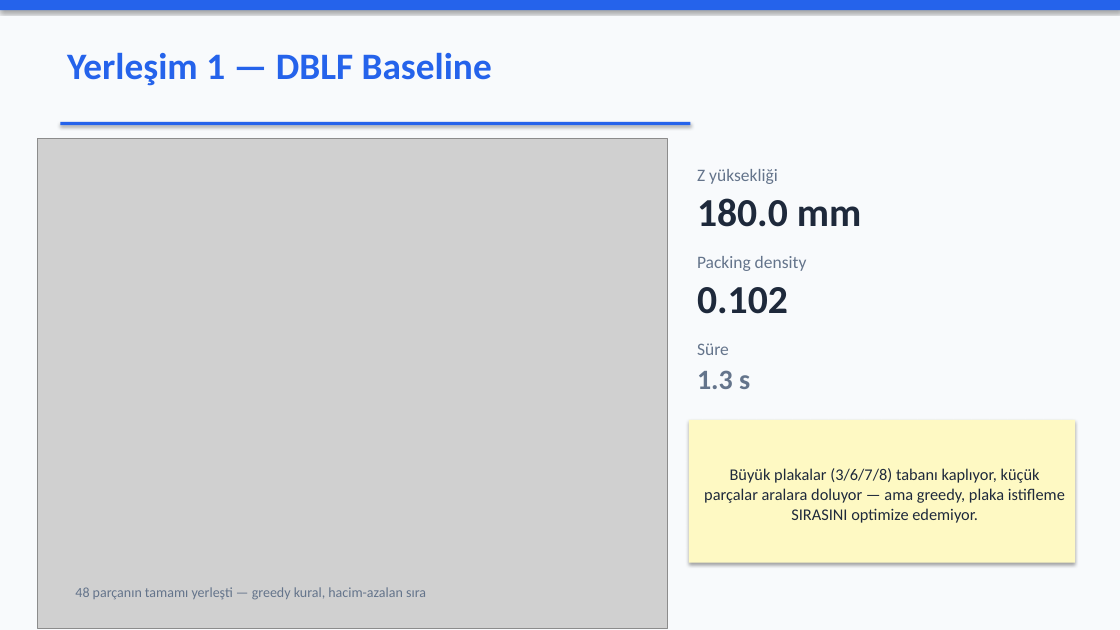
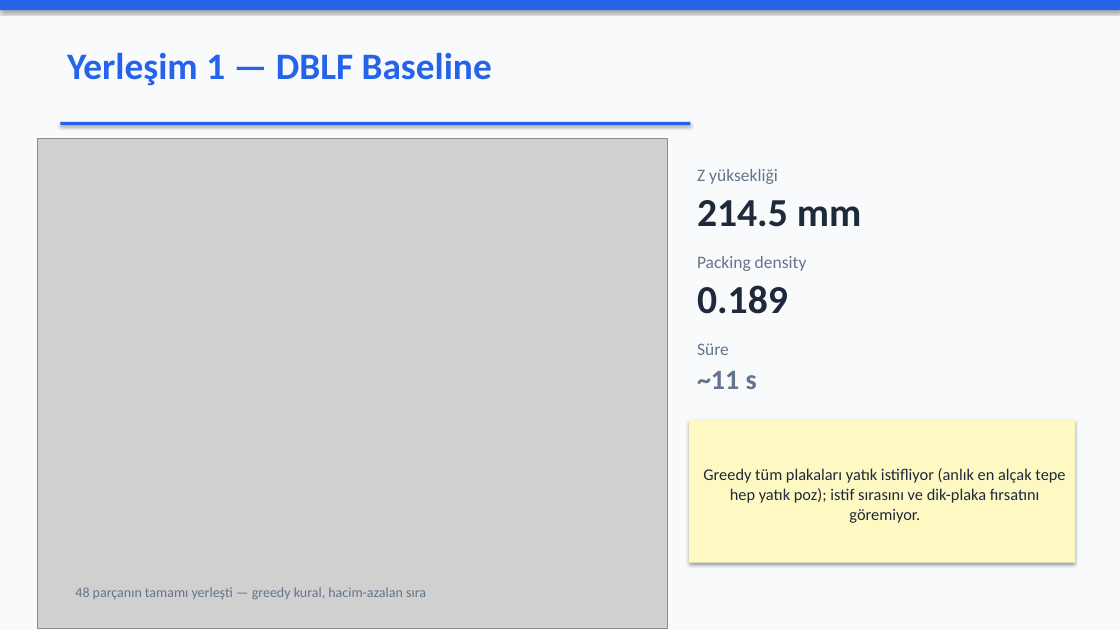
Before and after one commit to Eren845205/ie488-3d-nesting, a slide deck: slide 5 of SUNUM_NUMUNE.pptx (slide 4 before the commit). Drawn at 1120x630 pixels with LibreOffice and Linux fonts; fonts in the diff are those of the drawing; grey boxes stand for pictures. Boxes give left, top, right and bottom in pixels: in the first picture for what was removed or moved away, otherwise in the second. Text is boxed around its words. In the diff, an @@ line names an element or a change of style, - is before the commit and + after.

```diff
--- a/SUNUM_NUMUNE.pptx
+++ b/SUNUM_NUMUNE.pptx
@@ text at [697,200,861,227]: text changed @@
-180.0 mm
+214.5 mm
@@ text at [697,285,788,314]: text changed @@
-0.102
+0.189
@@ text at [697,371,757,389]: text changed @@
-1.3 s
+~11 s
@@ text in rectangle at [703,468,1065,523]: text changed @@
-Büyük plakalar (3/6/7/8) tabanı kaplıyor, küçük parçalar aralara doluyor — ama greedy, plaka istifleme SIRASINI optimize edemiyor.
+Greedy tüm plakaları yatık istifliyor (anlık en alçak tepe hep yatık poz); istif sırasını ve dik-plaka fırsatını göremiyor.
```
Also in this commit, not shown: 5 other slides changed, 6 slides added, 3 slides removed, 16 other files.
